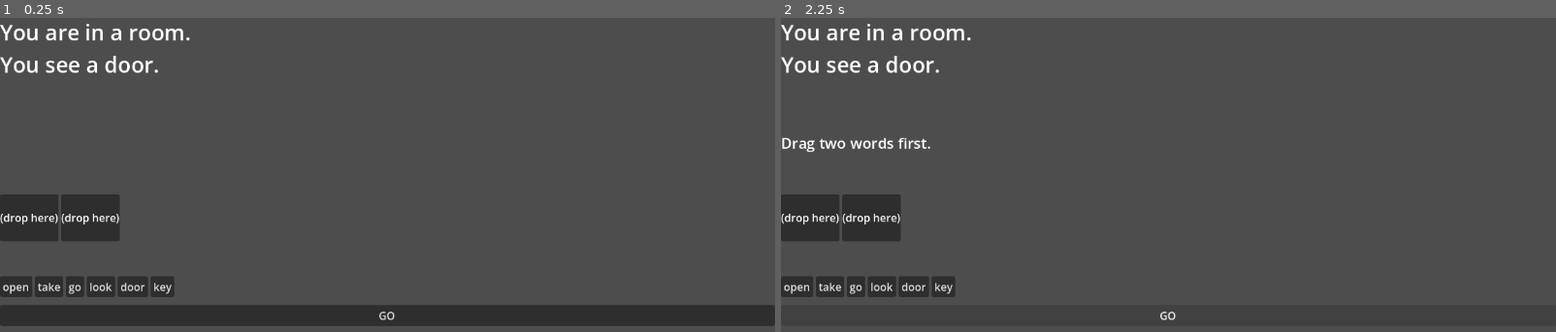
Above: before the commit, frames 1-2 (left to right).
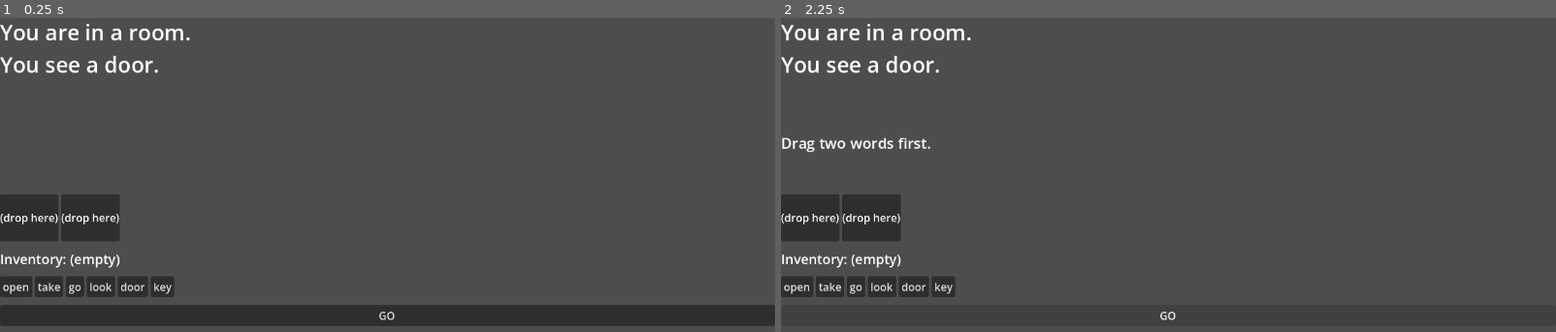
Above: after the commit, the same moments.

Repository: DlaregY/kid-text-adventure
Game: Godot game, scene res://Game.tscn
The game is run twice, just before and just after one commit, with the same random seed, the same clock (stepped at 60 frames per second) and the same inputs.
Inputs:
- Up to frame 1 (0.25 s): no input
- Up to frame 2 (2.25 s): click "go" at 0.5 s; click "go" at 1.25 s; click "GO" at 2 s

The runs differ from the first frame. In frame 1, 0.2% of the frame differs, in the area x 0-16%, y 75-80%; in frame 2, 0.2%.
Error before the commit: Invalid assignment of property or key 'text' with value of type 'String' on a base object of type 'null instance'. (res://scripts/Game.gd:83)

Commit message:
Fix inventory label node path lookup

Diff:
--- a/scripts/Game.gd
+++ b/scripts/Game.gd
@@ -10,7 +10,7 @@
 @onready var go_button: Button = $Layout/GoButton
 @onready var slot1: PanelContainer = $Layout/CommandBar/Slot1
 @onready var slot2: PanelContainer = $Layout/CommandBar/Slot2
-@onready var inventory_text: Label = %Layout/InventoryText
+@onready var inventory_text: Label = $Layout/InventoryText
 
 var story = {}
 var scenes = {}
